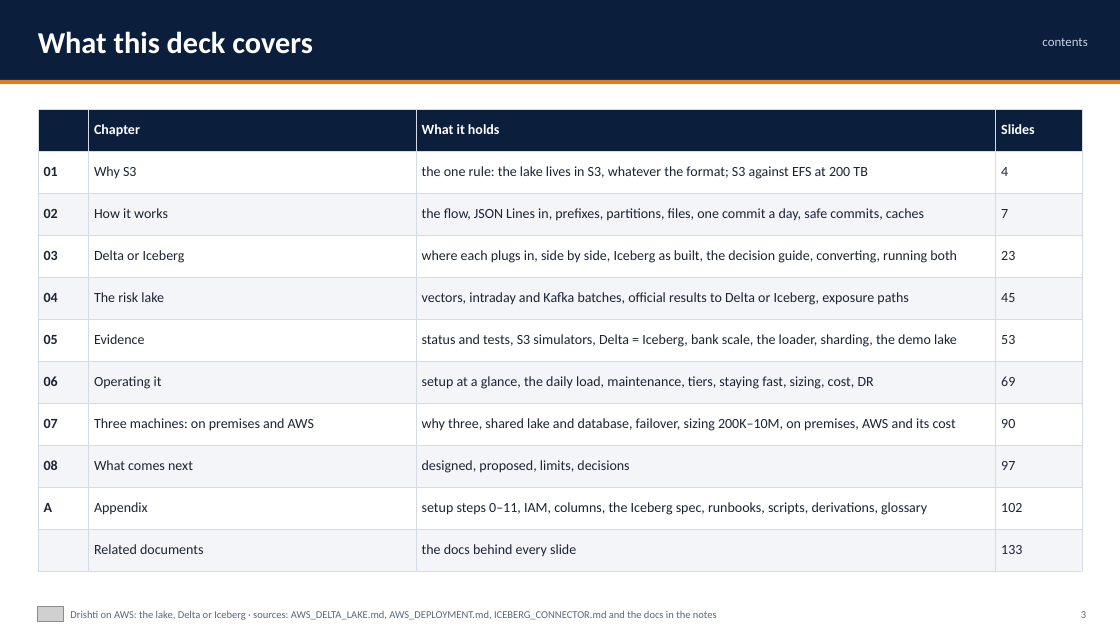
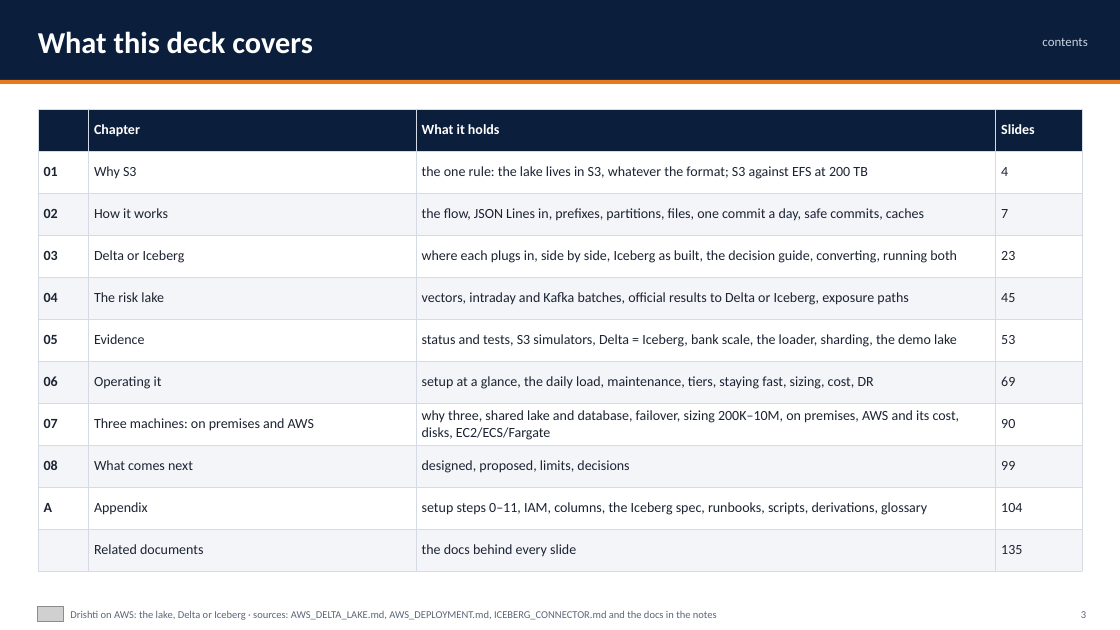
Before and after one commit to ajsinha/drishti, a slide deck: slide 3 of docs/publications/Drishti-on-AWS.pptx. Drawn at 1120x630 pixels with LibreOffice and Linux fonts; fonts in the diff are those of the drawing; grey boxes stand for pictures. Boxes give left, top, right and bottom in pixels: in the first picture for what was removed or moved away, otherwise in the second. Text is boxed around its words. In the diff, an @@ line names an element or a change of style, - is before the commit and + after.

Commit message:
Cluster deployment: fast disks on AWS and EC2, ECS on EC2 or Fargate for three machines; Fargate's 32 vCPU, 244 GiB tasks; the NVMe variant of the AWS reference; AWS deck slides

```diff
--- a/docs/publications/Drishti-on-AWS.pptx
+++ b/docs/publications/Drishti-on-AWS.pptx
@@ table at box(38, 109, 1082, 571) @@
-row 8, column 3: why three, shared lake and database, failover, sizing 200K–10M, on premises, AWS and its cost
+row 8, column 3: why three, shared lake and database, failover, sizing 200K–10M, on premises, AWS and its cost, disks, EC2/ECS/Fargate
-row 9, column 4: 97
+row 9, column 4: 99
-row 10, column 4: 102
+row 10, column 4: 104
-row 11, column 4: 133
+row 11, column 4: 135
```
Also in this commit, not shown: 47 other slides changed, 2 slides added, 2 other files.
